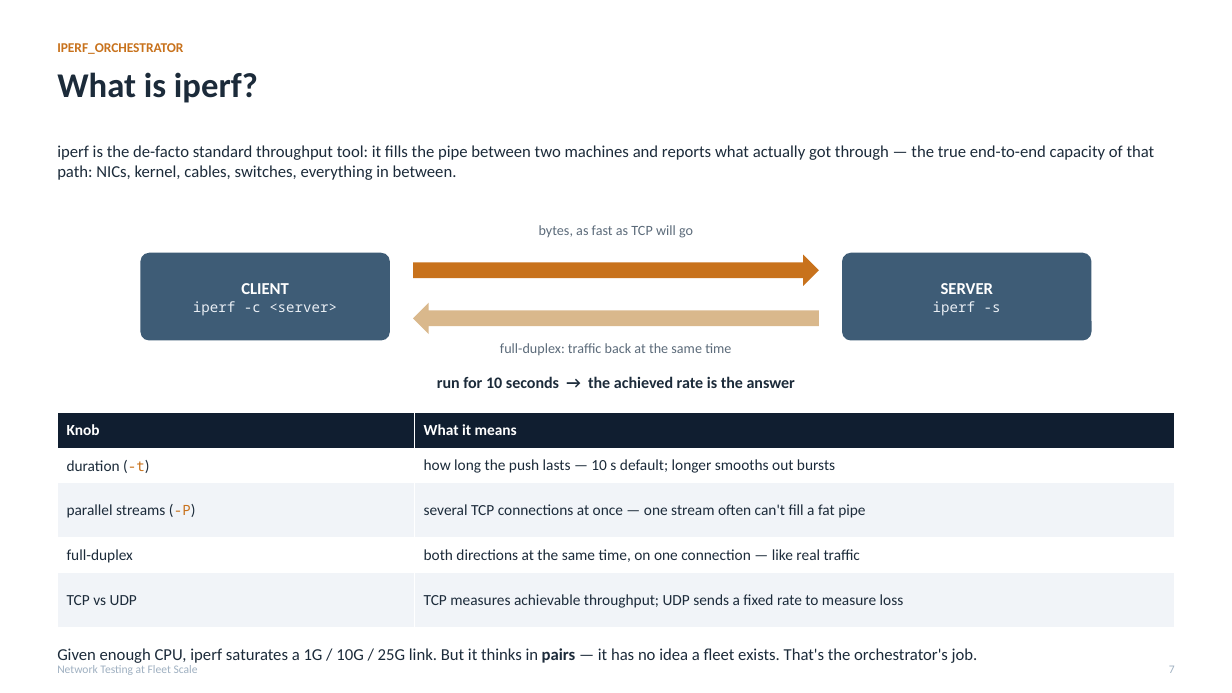
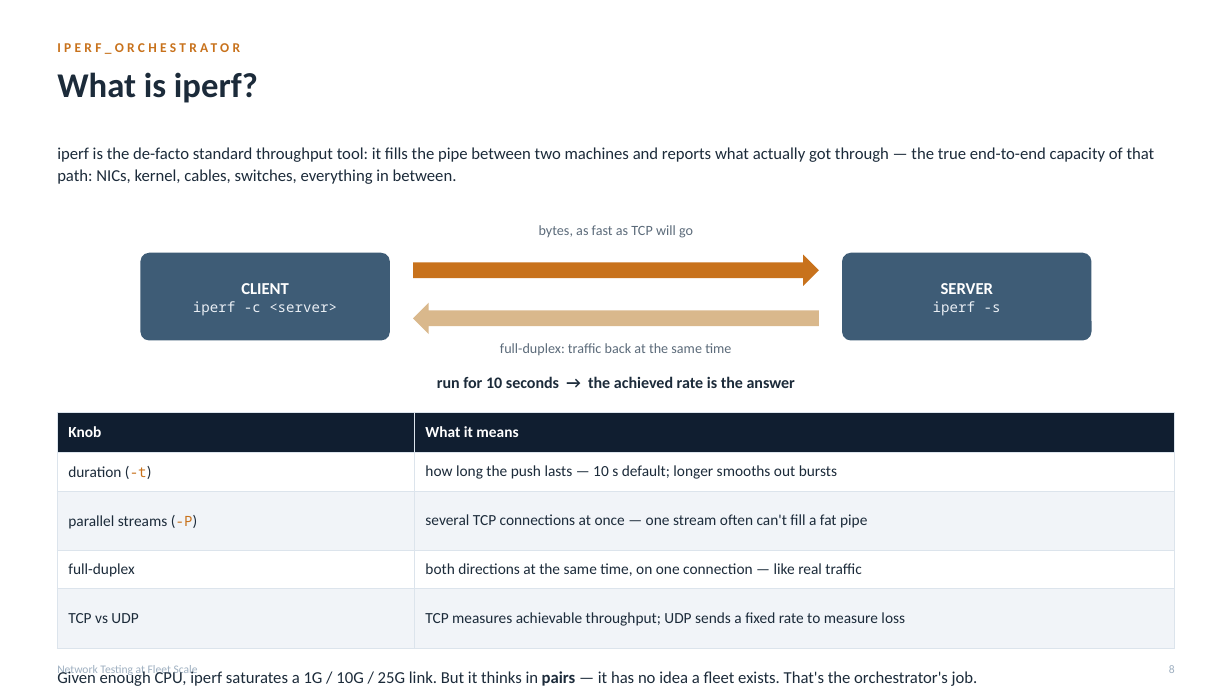
Before and after one commit to MartinGallagher-code/presentations, a slide deck: slide 8 of network-testing/network_testing.pptx (slide 7 before the commit). Drawn at 1232x693 pixels with LibreOffice and Linux fonts; fonts in the diff are those of the drawing. Boxes give left, top, right and bottom in pixels: in the first picture for what was removed or moved away, otherwise in the second. Text is boxed around its words. In the diff, an @@ line names an element or a change of style, - is before the commit and + after.

```diff
--- a/network-testing/network_testing.pptx
+++ b/network-testing/network_testing.pptx
@@ text "IPERF_ORCHESTRATOR" at (x1=57, y1=39, x2=1175, y2=76): letter spacing 0 to 2.6 pt @@
@@ text "iperf is the de-facto standard ..." at (x1=57, y1=147, x2=1155, y2=184): line spacing 1 to 1.12; more space between paragraphs @@
@@ table at (x1=57, y1=412, x2=1175, y2=648) @@
@@ borders changed @@
@@ text "Given enough CPU, iperf saturates ..." at (x1=57, y1=670, x2=978, y2=686): line spacing 1 to 1.12; more space between paragraphs @@
@@ text "Given enough CPU, iperf saturates ..." moved from (x1=57, y1=648, x2=978, y2=663) to (x1=57, y1=670, x2=978, y2=686) @@
@@ text at (x1=1169, y1=665, x2=1175, y2=673): text changed @@
-7
+8
```
Also in this commit, not shown: 33 other slides changed, 1 slide added, 2 other files.
